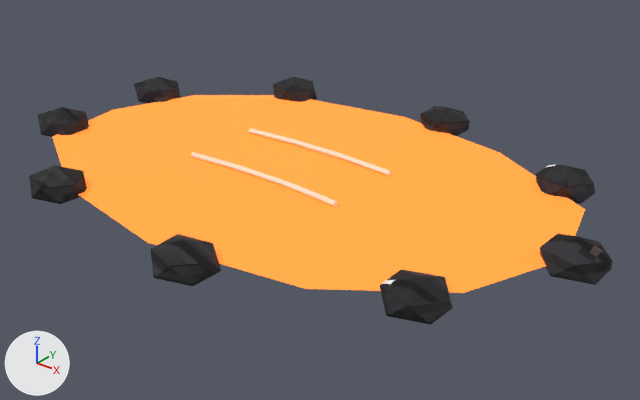
Renders of the glTF model ArenaTaticaUnity/Assets/ArenaTatica/Resources/Models/Mapa/vulcao/enfeite_lago.glb from each side of a commit.
Rendered twice from a 50 mm lens placed at (1.277, -1.499, 0.91), pointed at (0.076, 0.001, -0.021). The lights are fixed; the arrows at lower left show +X, +Y and +Z. The first picture is the older version.

The scene before the commit, as lines of its bpy script (objects in view):
```python
ob_vulcao_enfeite_lago = bpy.data.objects.new('vulcao_enfeite_lago', me_lago)
ob_vulcao_enfeite_lago.location = (0.0, 0.0, 0.0)
```
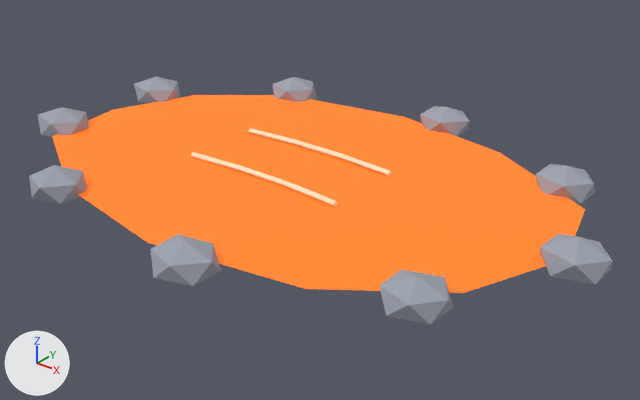
The change, as a diff of the scene's bpy script:
```diff
--- a/ArenaTaticaUnity/Assets/ArenaTatica/Resources/Models/Mapa/vulcao/enfeite_lago.glb.py
+++ b/ArenaTaticaUnity/Assets/ArenaTatica/Resources/Models/Mapa/vulcao/enfeite_lago.glb.py
@@ mat_vulcao_lava_emissivo @@
 n0 = _N.new('ShaderNodeBsdfPrincipled'); n0.name = 'Principled BSDF'
 n0.inputs[2].default_value = 0.9  # 'Roughness'
-n0.inputs[27].default_value = (1.0, 0.211, 0.0278, 1.0)  # 'Emission Color', orange #ff7f2e
+n0.inputs[27].default_value = (0.6, 0.096, 0.009, 1.0)  # 'Emission Color', orange #cb5718
 n0.inputs[28].default_value = 1.125  # 'Emission Strength'
@@ mat_vulcao_pedra @@
 n0 = _N.new('ShaderNodeBsdfPrincipled'); n0.name = 'Principled BSDF'
-n0.inputs[2].default_value = 0.9  # 'Roughness'
+n0.inputs[2].default_value = 0.88  # 'Roughness'
 n1 = _N.new('ShaderNodeOutputMaterial'); n1.name = 'Material Output'
@@ mat_vulcao_pedra @@
 n2 = _N.new('ShaderNodeMix'); n2.name = 'Mix'
 n2.inputs[0].default_value = 1.0  # 'Factor'
+n2.inputs[7].default_value = (0.34, 0.37, 0.43, 1.0)  # 'B', grey #9ea4af
 n3 = _N.new('ShaderNodeVertexColor'); n3.name = 'Color Attribute'
-n4 = _N.new('ShaderNodeTexImage'); n4.name = 'Image Texture'
-n4.image = img_vulcao_pedra
-n4.interpolation = 'Closest'
 _L.new(n0.outputs[0], n1.inputs[0])  # 'BSDF' to 'Surface'
 _L.new(n2.outputs[2], n0.inputs[0])  # 'Result' to 'Base Color'
-_L.new(n3.outputs[0], n2.inputs[7])  # 'Color' to 'B'
-_L.new(n4.outputs[0], n2.inputs[6])  # 'Color' to 'A'
+_L.new(n3.outputs[0], n2.inputs[6])  # 'Color' to 'A'
```

What differs and where, as boxes [x1, y1, x2, y2] in the pictures (640 x 400 px):
'vulcao_enfeite_lago', recoloured, surface changed
    both: [29, 77, 612, 325]
